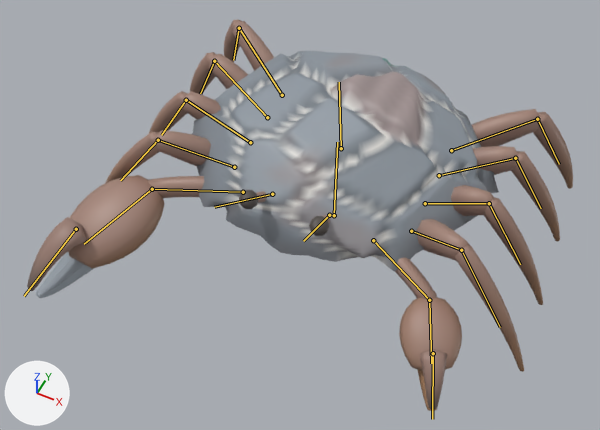
An edit to the glTF model assets/creatures/wallcrab/wallcrab.glb, drawn before and after from the same camera.
Rendered twice from a camera (50 mm lens) standing at (0.87, -2.04, 2.48) and looking at (-0.03, -0.25, 0.24). Arrows for +X, +Y and +Z are at lower left; the lights stay in place. The older version comes first. Both versions are drawn at frame 3 of the action 'hit_b'; the numbers are the values there. The bones that bend it are drawn over the model as lines.

Names of what the first picture shows: 'wallcrab'.
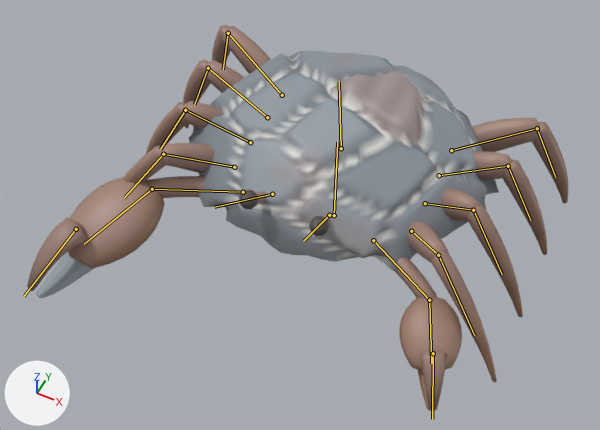
Pixel boxes [x1, y1, x2, y2] of what changed, in the pictures (600 x 430 px):
'wallcrab', posed
    before: [27, 20, 573, 411]
    after: [27, 25, 568, 411]
bone 'leg_l0_a', root to tip
    before: (411, 231) to (461, 250)
    after: (411, 231) to (438, 255)
bone 'leg_l0_b', root to tip
    before: (461, 250) to (500, 327)
    after: (438, 255) to (474, 335)
bone 'leg_l1_a', root to tip
    before: (425, 203) to (489, 203)
    after: (425, 203) to (473, 210)
bone 'leg_l1_b', root to tip
    before: (489, 203) to (520, 264)
    after: (473, 210) to (502, 274)
bone 'leg_l2_a', root to tip
    before: (439, 175) to (515, 158)
    after: (439, 175) to (508, 166)
bone 'leg_l2_b', root to tip
    before: (515, 158) to (541, 208)
    after: (508, 166) to (530, 220)
bone 'leg_l3_a', root to tip
    before: (451, 150) to (537, 119)
    after: (451, 150) to (537, 128)
bone 'leg_l3_b', root to tip
    before: (537, 119) to (559, 164)
    after: (537, 128) to (555, 177)
bone 'leg_r0_a', root to tip
    before: (234, 167) to (158, 140)
    after: (234, 167) to (163, 154)
bone 'leg_r0_b', root to tip
    before: (158, 140) to (120, 180)
    after: (163, 154) to (124, 198)
bone 'leg_r1_a', root to tip
    before: (250, 142) to (186, 100)
    after: (250, 142) to (185, 110)
bone 'leg_r1_b', root to tip
    before: (186, 100) to (161, 135)
    after: (185, 110) to (160, 149)
bone 'leg_r2_a', root to tip
    before: (267, 117) to (214, 61)
    after: (267, 117) to (208, 68)
bone 'leg_r2_b', root to tip
    before: (214, 61) to (200, 93)
    after: (208, 68) to (194, 104)
bone 'leg_r3_a', root to tip
    before: (282, 95) to (239, 28)
    after: (282, 95) to (228, 33)
bone 'leg_r3_b', root to tip
    before: (239, 28) to (233, 60)
    after: (228, 33) to (223, 69)

The edits, one by one:
Bone 'leg_l0_a' (bone_leg_l0_a) turns from (13, 6, 7) to (25, 6, 1) degrees about its own x, y and z.
Bone 'leg_l0_b' (bone_leg_l0_b) turns from (0, 0, 0) to (-2, -1, 4) degrees about its own x, y and z.
Bone 'leg_l1_a' (bone_leg_l1_a) turns from (9, 1, 5) to (21, -2, -3) degrees about its own x, y and z.
Bone 'leg_l1_b' (bone_leg_l1_b) turns from (0, 0, 0) to (-2, 0, 6) degrees about its own x, y and z.
Bone 'leg_l2_a' (bone_leg_l2_a) turns from (4, -1, 2) to (14, -6, -7) degrees about its own x, y and z.
Bone 'leg_l2_b' (bone_leg_l2_b) turns from (0, 0, 0) to (-3, 1, 7) degrees about its own x, y and z.
Bone 'leg_l3_a' (bone_leg_l3_a) turns from (0, 0, 0) to (8, -7, -10) degrees about its own x, y and z.
Bone 'leg_l3_b' (bone_leg_l3_b) turns from (0, 0, 0) to (-3, 2, 8) degrees about its own x, y and z.
Bone 'leg_r0_a' (bone_leg_r0_a) turns from (13, -6, -7) to (25, -6, -1) degrees about its own x, y and z.
Bone 'leg_r0_b' (bone_leg_r0_b) turns from (0, 0, 0) to (-2, 1, -4) degrees about its own x, y and z.
Bone 'leg_r1_a' (bone_leg_r1_a) turns from (9, -1, -5) to (21, 2, 3) degrees about its own x, y and z.
Bone 'leg_r1_b' (bone_leg_r1_b) turns from (0, 0, 0) to (-2, 0, -6) degrees about its own x, y and z.
Bone 'leg_r2_a' (bone_leg_r2_a) turns from (4, 1, -2) to (14, 6, 7) degrees about its own x, y and z.
Bone 'leg_r2_b' (bone_leg_r2_b) turns from (0, 0, 0) to (-3, -1, -7) degrees about its own x, y and z.
Bone 'leg_r3_a' (bone_leg_r3_a) turns from (0, 0, 0) to (8, 7, 10) degrees about its own x, y and z.
Bone 'leg_r3_b' (bone_leg_r3_b) turns from (0, 0, 0) to (-3, -2, -8) degrees about its own x, y and z.
